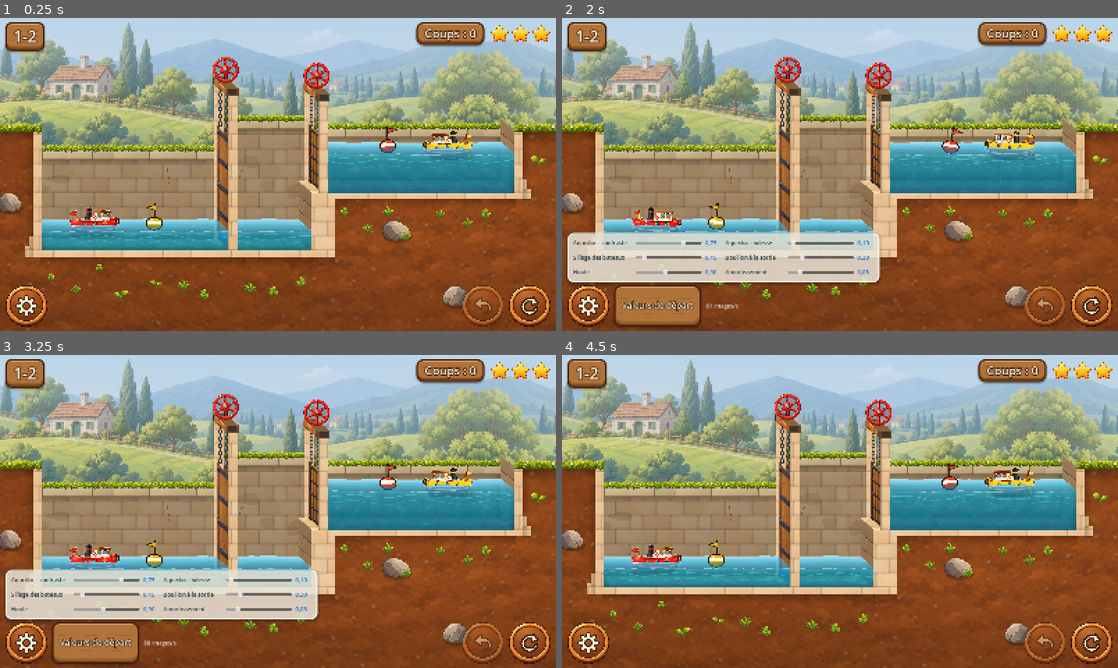
Above: before the commit, frames 1-4 (two rows, left to right).
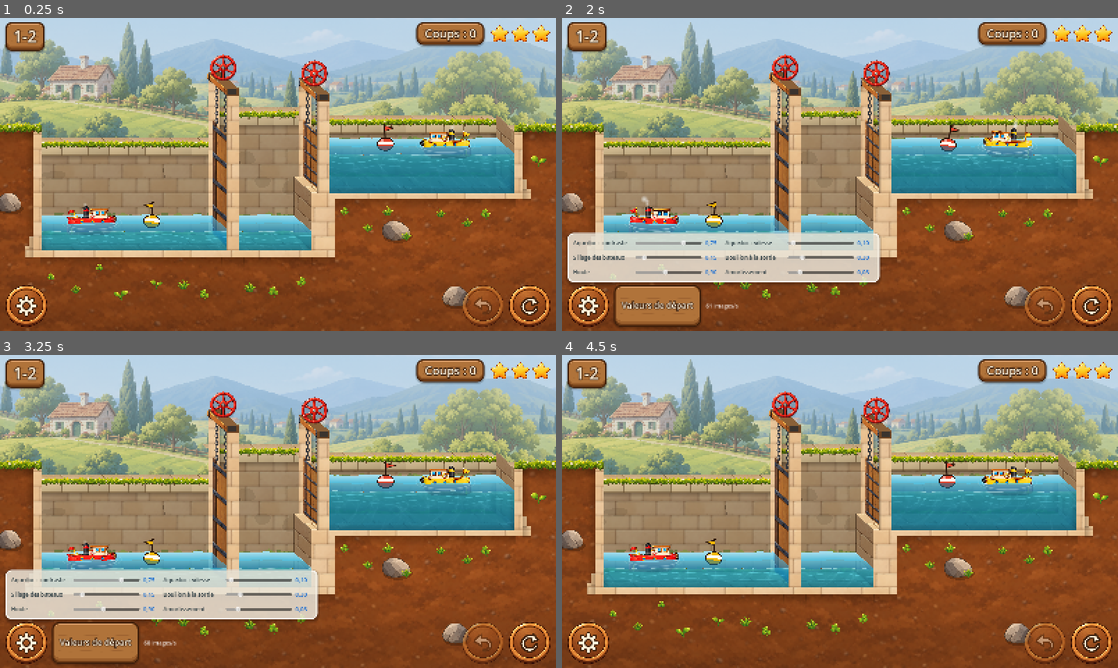
Above: after the commit, the same moments.

Repository: VincentDebaty/station
Game: Godot game, scene res://principal.tscn
The game is run twice, just before and just after one commit, with the same random seed, the same clock (stepped at 60 frames per second) and the same inputs.
Inputs (mouse positions are in pixels of both pictures, inside the frame that each line leads up to):
- Up to frame 1 (0.25 s): no input
- Up to frame 2 (2 s): click (1090, 305) at 0.5 s; click (589, 305) at 1.25 s
- Up to frame 3 (3.25 s): click "Valeurs de départ" at 2 s; click (528, 642) at 2.75 s
- Up to frame 4 (4.5 s): click (589, 642) at 3.52 s; click (1090, 642) at 4.25 s

The runs differ from the first frame. In frame 1, 10% of the frame differs, in the area x 7-93%, y 11-75%; in frame 2, 10%; in frame 3, 10%; in frame 4, 10%.

Commit message:
D'après l'image cible : profondeur accrue, dessus des murs, portes épaisses, fumée et mousse
Vincent a fait proposer à ChatGPT un graphisme amélioré et retenu deux étapes
(sans la bitte d'amarrage, incohérente au fond d'un bassin). Sur une branche,
pour comparer avant main.

Étape 1, le volume :
- profondeur de la vue oblique portée de (-34, -30) à (-46, -40) px ;
- le dessus des murs du fond et des parements des bouts du canal se voit
  d'en haut : une bande de pierre éclairée, sur une demi-profondeur, sous
  l'herbe ;
- les piliers des portes s'élargissent (demi-largeur 12 → 15 px), et le
  vantail montre sa tranche de 7 px contre le pilier avant.

Étape 2, la vie :
- de la fumée sort de la cheminée de chaque bateau : bouffées grises qui
  montent, s'élargissent et s'effacent, et que le bateau laisse derrière lui
  en avançant ;
- de la mousse au pied des murs du fond, plus clairsemée le long de la ligne
  d'humidité, et au bord des flaques d'un bassin vide.

Oracle inchangé (rendu seulement). 111 images/s sur le Mac pour le 1-4.
Photos du 1-2 et du 1-4.

Co-Authored-By: Claude Opus 5.5 <noreply@anthropic.com>

Diff:
--- a/prototypes/ecluses-godot/bateau.gd
+++ b/prototypes/ecluses-godot/bateau.gd
@@ -20,6 +20,49 @@
 var image: Texture2D = null
 var ligne := 0.71
 var largeur_image := 0.0
+
+# Le haut de la cheminée, en coordonnées du bateau (l'image : à 13 % de la
+# largeur derrière le milieu, tout en haut).
+func cheminee() -> Vector2:
+	if image == null: return Vector2(-0.2 * longueur * sens, -0.55 * longueur)
+	var w := largeur_image if largeur_image > 0.0 else longueur * 1.12
+	var h := w * image.get_height() / image.get_width()
+	return Vector2(-0.13 * w * sens, -ligne * h + 2.0)
+
+# La fumée de la cheminée (image cible de Vincent, 7 octobre 2026) : de
+# petites bouffées grises qui montent, s'élargissent et s'effacent, poussées
+# vers l'arrière quand le bateau avance.
+var fumee: CPUParticles2D
+func allumer() -> void:
+	var rond := GradientTexture2D.new()
+	rond.width = 32; rond.height = 32
+	rond.fill = GradientTexture2D.FILL_RADIAL
+	rond.fill_from = Vector2(0.5, 0.5); rond.fill_to = Vector2(1.0, 0.5)
+	var g := Gradient.new()
+	g.set_color(0, Color(1, 1, 1, 1)); g.set_color(1, Color(1, 1, 1, 0))
+	rond.gradient = g
+	fumee = CPUParticles2D.new()
+	fumee.texture = rond
+	fumee.local_coords = false
+	fumee.amount = 9
+	fumee.lifetime = 2.6
+	fumee.direction = Vector2(-0.25 * sens, -1)
+	fumee.spread = 12.0
+	fumee.gravity = Vector2(0, -6)
+	fumee.initial_velocity_min = 16.0
+	fumee.initial_velocity_max = 24.0
+	fumee.damping_min = 4.0; fumee.damping_max = 8.0
+	var taille := Curve.new()
+	taille.add_point(Vector2(0, 0.35)); taille.add_point(Vector2(1, 1.3))
+	fumee.scale_amount_curve = taille
+	fumee.scale_amount_min = 0.9; fumee.scale_amount_max = 1.2
+	var teinte := Gradient.new()
+	teinte.set_color(0, Color(0.95, 0.95, 0.93, 0.0))
+	teinte.add_point(0.12, Color(0.94, 0.94, 0.92, 0.75))
+	teinte.set_color(teinte.get_point_count() - 1, Color(0.85, 0.86, 0.88, 0.0))
+	fumee.color_ramp = teinte
+	fumee.position = cheminee()
+	add_child(fumee)
 
 func _draw() -> void:
 	draw_set_transform(Vector2.ZERO, 0.0, Vector2(sens, 1.0))
--- a/prototypes/ecluses-godot/canal.gd
+++ b/prototypes/ecluses-godot/canal.gd
@@ -42,7 +42,9 @@
 # horizontaux et se comparent), et la profondeur part en diagonale, vers le
 # haut et la gauche. D est le décalage du plan du fond ; les bateaux et les
 # bouées voguent à mi-profondeur (D/2). ECLUSES_PROFIL=1 rend la vue de profil.
-var D := Vector2(-34.0, -30.0)
+# Approfondie le 7 octobre (34, 30 → 46, 40), d'après l'image cible de
+# Vincent : les portes et les murs y gagnent leur volume.
+var D := Vector2(-46.0, -40.0)
 
 const SH_EAU := preload("res://shaders/eau.gdshader")
 const SH_PIERRE := preload("res://shaders/pierre.gdshader")
@@ -265,6 +267,7 @@
 			bt.tirant = (1.0 - bt.ligne) * h
 		flotte.add_child(bt)
 		bateaux.append(bt)
+		bt.allumer()
 	positions = e["bateaux"].duplicate()
 	_preparer_places()
 	for k in bateaux.size():
@@ -416,6 +419,7 @@
 		_poly(_quad(mx0 - 8, Y(sommet), mx1 + 8, Y(sommet) + 16), null,
 			PackedColorArray([Color(0, 0, 0, 0.22), Color(0, 0, 0, 0.22), Color(0, 0, 0, 0), Color(0, 0, 0, 0)]))
 		_vie_du_mur(i, mx0, mx1, Y(sommet), Y(f), float(b.get("niveau", f)))
+		if D != Vector2.ZERO: _dessus_de_mur(mx0 - 8, mx1 + 8, Y(sommet) + 26.0 - 28.0)
 		_couronnement(mx0 - 8, mx1 + 8, Y(sommet), i)
 		# le couronnement herbu du mur
 		if not _bande_herbe(mx0 - 10, mx1 + 10, Y(sommet) + 2, 24.0):
@@ -661,6 +665,10 @@
 			var t := TAU * j / 20.0
 			flaque.append(c + Vector2(cos(t) * rx, sin(t) * rx * 0.28) * (1.0 + 0.1 * sin(t * 3.0 + c.x)))
 		n.draw_colored_polygon(flaque, Color(0.32, 0.62, 0.72, 0.55 * a))
+		# de la mousse au bord de la flaque
+		for m in 3:
+			var q := c + Vector2(rng.randf_range(-rx, rx), rng.randf_range(-3.0, 3.0))
+			n.draw_circle(q, rng.randf_range(2.5, 5.0), Color(0.3, 0.45, 0.17, 0.55 * a))
 		n.draw_line(c + Vector2(-rx * 0.5, -1.5), c + Vector2(rx * 0.1, -2.5), Color(0.92, 1, 1, 0.55 * a), 1.5, true)
 
 # Le CONTACT de l'eau (analyse graphique : les bateaux semblaient posés sur
@@ -731,11 +739,13 @@
 	if not B[0].get("fixe", false):
 		_poly(_quad(-LOIN, Y(berge), g0, tres_bas), terre)
 		_poly(_quad(g0 - 0.3 * U, Y(berge), g0, Y(float(B[0]["fond"]) - 0.32)), pierre)
+		if D != Vector2.ZERO: _dessus_de_mur(g0 - 0.3 * U, g0, Y(berge) + 4.0)
 		_herbe(-LOIN, g0, Y(berge))
 		_empattement(g0 - 0.3 * U, Y(float(B[0]["fond"]) - 0.32), -1.0, pierre)
 	if not B[B.size() - 1].get("fixe", false):
 		_poly(_quad(g1, Y(berge), W + LOIN, tres_bas), terre)
 		_poly(_quad(g1, Y(berge), g1 + 0.3 * U, Y(float(B[B.size() - 1]["fond"]) - 0.32)), pierre)
+		if D != Vector2.ZERO: _dessus_de_mur(g1, g1 + 0.3 * U, Y(berge) + 4.0)
 		_herbe(g1, W + LOIN, Y(berge))
 		_empattement(g1 + 0.3 * U, Y(float(B[B.size() - 1]["fond"]) - 0.32), 1.0, pierre)
 	# la terre vit : une ombre douce sous tout ce qui la couvre (radiers, herbe
@@ -919,6 +929,12 @@
 		_poly(_quad(x0, y_eau - 10.0, x1, y_eau + 6.0), null, PackedColorArray([sec, sec, humide, humide]))
 		_poly(_quad(x0, y_eau + 6.0, x1, y_fond), null, PackedColorArray([humide]))
 		_poly(_quad(x0, y_eau - 1.5, x1, y_eau + 1.0), null, PackedColorArray([Color(0.95, 0.92, 0.8, 0.22)]))
+	# la mousse (image cible de Vincent) : des touffes vertes au pied du mur,
+	# et plus clairsemées le long de la ligne d'humidité
+	var rm := RandomNumberGenerator.new()
+	rm.seed = 7177 * (i + 1) + int(x0)
+	_mousse(rm, x0, x1, y_fond - 3.0, 1.0)
+	if y_eau < y_fond - 4.0: _mousse(rm, x0, x1, y_eau + 2.0, 0.45)
 	var rng := RandomNumberGenerator.new()
 	rng.seed = 104729 * (i + 1) + int(x0)
 	var h := y_fond - y_haut
@@ -944,6 +960,34 @@
 	ligne.default_color = Color(0.22, 0.16, 0.1, 0.45)
 	ligne.antialiased = true
 	_ajouter(ligne)
+
+# Le DESSUS d'un mur, vu d'en haut (image cible de Vincent : chaque mur a son
+# épaisseur, une bande de pierre dans la même perspective que l'eau). Dans le
+# plan où l'on dessine, de y vers l'arrière, sur une demi-profondeur, sous
+# l'herbe qui le borde. Éclairé, un peu plus sombre au fond.
+func _dessus_de_mur(x0: float, x1: float, y: float) -> void:
+	var e := D * 0.45
+	var pts := PackedVector2Array([Vector2(x0, y), Vector2(x1, y), Vector2(x1 + e.x, y + e.y), Vector2(x0 + e.x, y + e.y)])
+	_face(pts, PackedVector2Array([Vector2(0, e.length()), Vector2(x1 - x0, e.length()), Vector2(x1 - x0, 0), Vector2(0, 0)]),
+		Color(1.1, 1.06, 0.98), _mat(SH_PIERRE, {"teinte": Color("#e3d4b4")}))
+	_poly(pts, null, PackedColorArray([Color(0, 0, 0, 0), Color(0, 0, 0, 0), Color(0.1, 0.05, 0, 0.22), Color(0.1, 0.05, 0, 0.22)]))
+
+# Une frange de mousse le long de y : des taches vert sombre et vert tendre,
+# serrées selon « densite », plus épaisses par endroits.
+func _mousse(rng: RandomNumberGenerator, x0: float, x1: float, y: float, densite: float) -> void:
+	var x := x0 + rng.randf_range(0.0, 12.0)
+	while x < x1 - 4.0:
+		if rng.randf() < densite:
+			var r := Vector2(rng.randf_range(5.0, 14.0), rng.randf_range(2.5, 6.0))
+			var c := Vector2(x, y - r.y * 0.4 + rng.randf_range(-2.0, 2.0))
+			var tache := PackedVector2Array()
+			for j in 12:
+				var a := TAU * j / 12.0
+				tache.append(c + Vector2(cos(a) * r.x, sin(a) * r.y) * (1.0 + 0.2 * sin(a * 3.0 + x)))
+			var vert := Color(0.28, 0.42, 0.16, 0.55) if rng.randf() < 0.6 else Color(0.45, 0.6, 0.22, 0.5)
+			var po := _poly(tache)
+			po.color = vert
+		x += rng.randf_range(6.0, 16.0)
 
 # Les pierres de couronnement en haut d'un mur (lot 4 de PLAN-RENDU.md : la
 # grande maçonnerie formait « un énorme rectangle ») : une rangée de pierres
--- a/prototypes/ecluses-godot/porte.gd
+++ b/prototypes/ecluses-godot/porte.gd
@@ -35,6 +35,7 @@
 var _angle := 0.0
 var _rotation := 0.0       # ce qui reste à tourner de la roue
 var _vantail: Polygon2D
+var _tranche: Polygon2D
 var _mat_bois: ShaderMaterial
 var _chaines: Node2D
 var roue: Node2D
@@ -152,7 +153,8 @@
 # les deux, dont on voit la face de biais ; la traverse relie les deux piliers.
 # Le vantail se pose dans « couche_vantail », avant l'eau : on le voit à travers
 # l'eau du bassin de gauche, sans rien de plus.
-const PILIER := 12.0
+const PILIER := 15.0          # demi-largeur d'un pilier (12 avant l'image cible)
+const EPAISSEUR := 7.0        # l'épaisseur du vantail, vue de face sur sa tranche
 func _xc() -> float:
 	return (gx0 + gx1) * 0.5
 
@@ -167,6 +169,9 @@
 	else:
 		_vantail.color = Color("#8a5a2e")
 	(couche_vantail if couche_vantail else self).add_child(_vantail)
+	_tranche = Polygon2D.new()
+	_tranche.color = Color("#5c3818")
+	(couche_vantail if couche_vantail else self).add_child(_tranche)
 	_chaines = Node2D.new()
 	_chaines.draw.connect(_dessiner_chaines)
 	add_child(_chaines)
@@ -225,10 +230,13 @@
 	var haut_vu := maxf(haut, cache)
 	if bas_y <= haut_vu + 1.0:
 		_vantail.polygon = PackedVector2Array()
+		_tranche.polygon = PackedVector2Array()
 		_chaines.queue_redraw()
 		return
 	var xf := xc - 5.0
 	_vantail.polygon = PackedVector2Array([Vector2(xf + D.x, haut_vu + D.y), Vector2(xf, haut_vu), Vector2(xf, bas_y), Vector2(xf + D.x, bas_y + D.y)])
+	# sa tranche, de face, contre le pilier avant : le vantail a une épaisseur
+	_tranche.polygon = _quad(xf, haut_vu, xf + EPAISSEUR, bas_y)
 	# le vantail s'assombrit vers le pilier avant, qui lui fait de l'ombre, et
 	# sous la traverse quand il est fermé (son haut y est rangé)
 	var sous_t := 0.82 if haut_vu <= cache + 1.0 else 1.0
